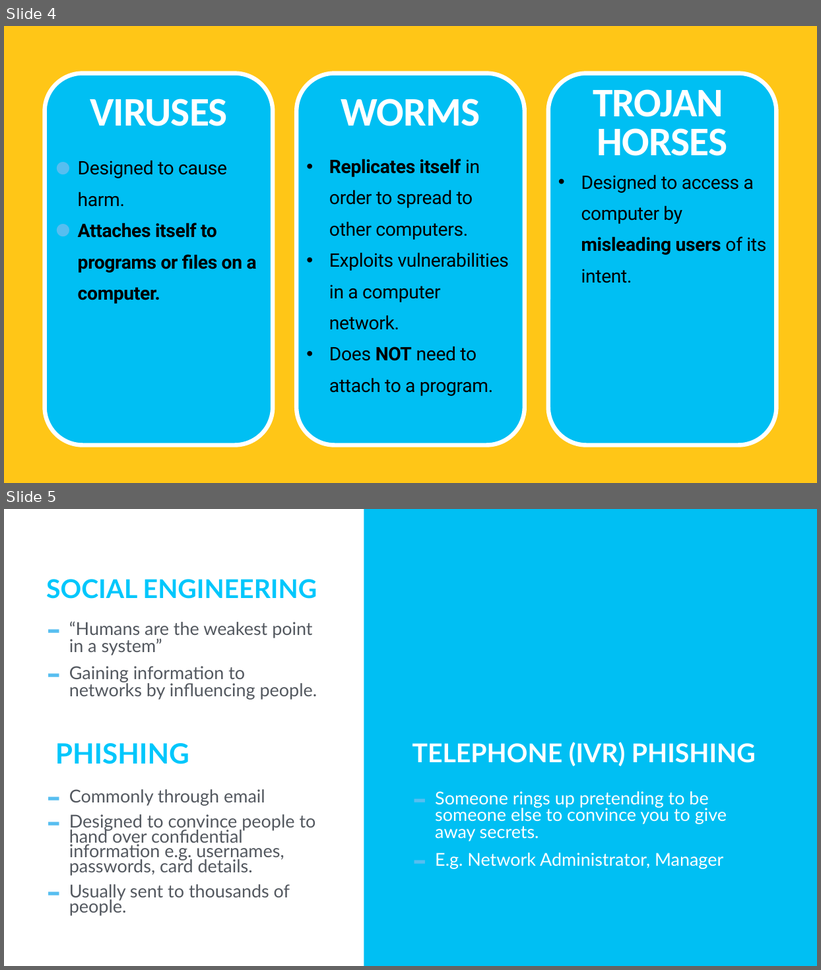
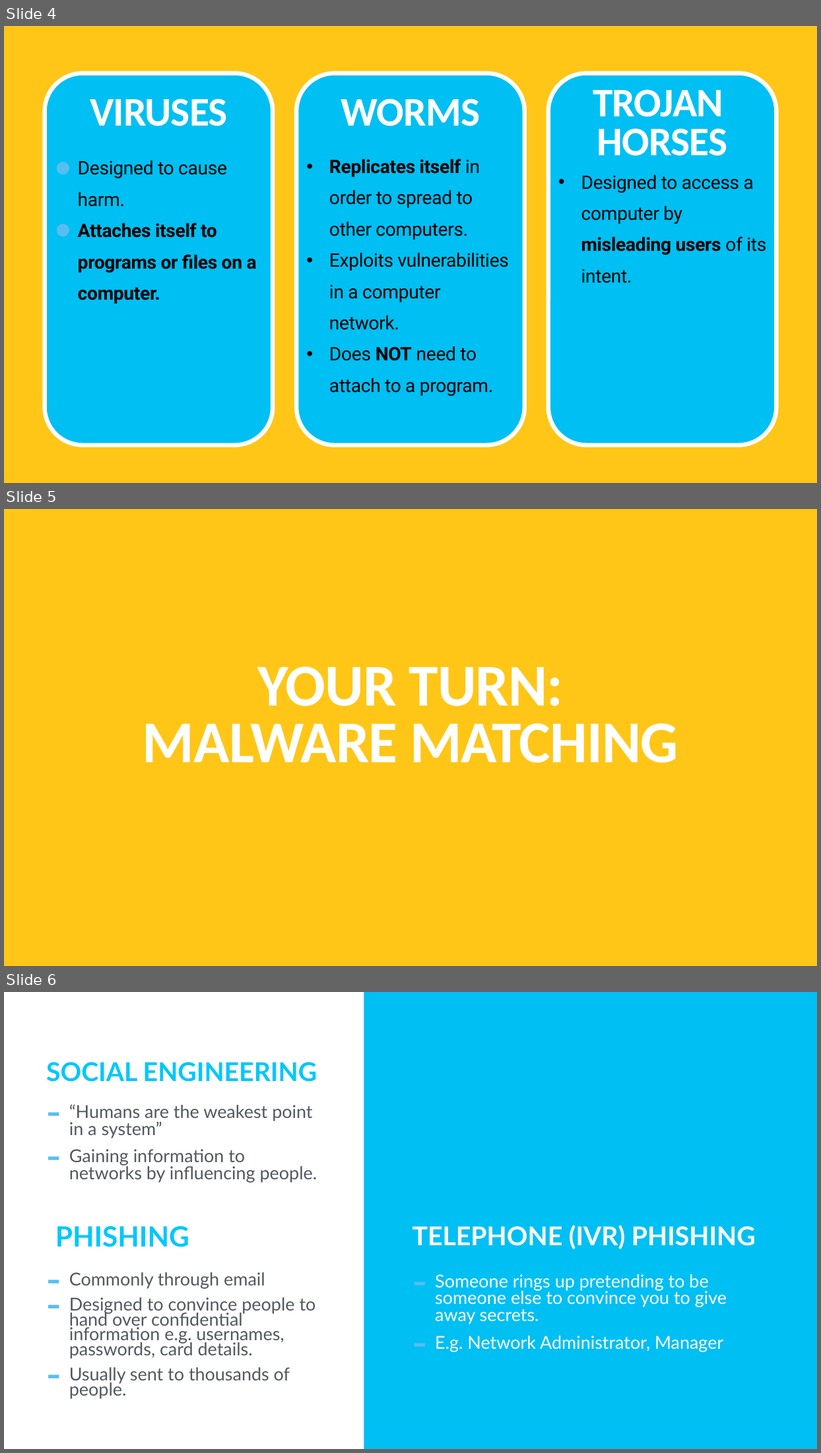
Before and after one commit to TommyWoodley/teaching, a slide deck: Y10/Attacks/AttacksPresentation.pptx. Shown one above the other, each under a label of ours: slides 4 and 5 before the commit, slides 4, 5 and 6 after it. The pictures are 821x970 and 821x1453 pixels, drawn with LibreOffice and Linux fonts; fonts in the diff are those of the drawing. Boxes give left, top, right and bottom in pixels: in the first picture for what was removed or moved away, otherwise in the second. Text is boxed around its words. In the diff, an @@ line names an element or a change of style, - is before the commit and + after.

```diff
--- a/Y10/Attacks/AttacksPresentation.pptx
+++ b/Y10/Attacks/AttacksPresentation.pptx
@@ slide 5 added at [4,509,817,966], background #FFC617 @@
@@ title added at [143,667,679,763], 140 pt, text #FFFFFF, bold @@
+YOUR TURN:
+MALWARE MATCHING
@@ what was slide 5 is now slide 6 @@
```
Also in this commit, not shown: 2 slides changed, 1 other slide added, 5 other files.
